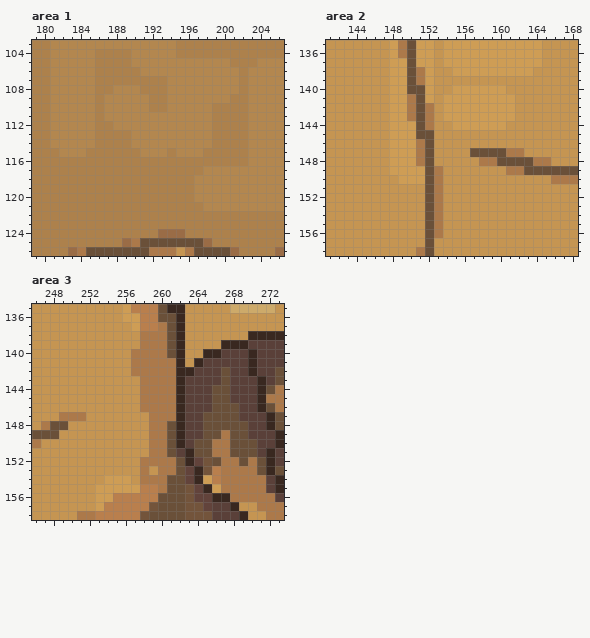
Pixel-art file, stored at Villeon/Villeon/Assets/GUI/Scrolls/Scroll_Dungeonmenu.aseprite. The picture above is the old version.
300x170 pixels, 1 frame. Colours within 5 levels of each other are drawn and written as one. Shown: area 1: x 179..206, y 103..126; area 2: x 141..168, y 135..158; area 3: x 246..273, y 135..158.
After:
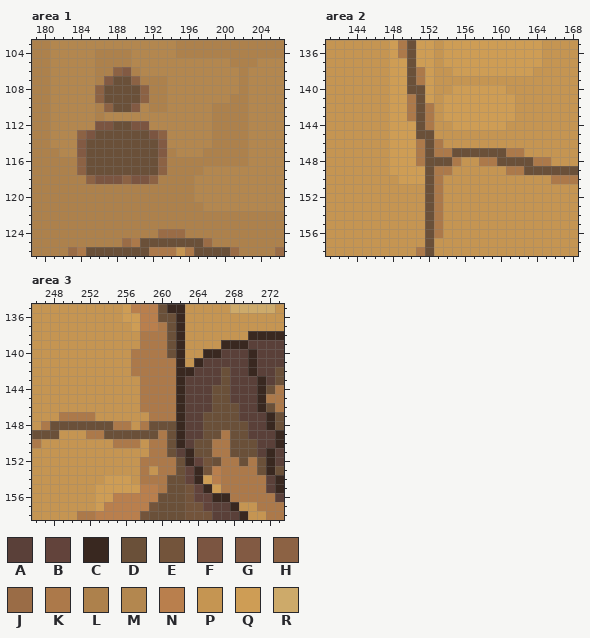
Palette (. is transparent): A #5a4039  B #62433b  C #392820  D #6a5039  E #73543b  F #7b5541  G #825a43  H #8c6244  J #9a6c46  K #ac794a  L #ad814c  M #b3874f  N #b97f4d  P #c59552  Q #ce9d55  R #cdaa6a
Change:
layer "Layer 2" added
Area 1, layer "Layer 2":
y 106: x 188..189 LL -> HG
y 107: x 187..190 LLLL -> GDDH
y 108: x 186..191 LLMMML -> HDDDDH
y 109: x 186..191 LMMMMM -> HDDDDH
y 110: x 187..190 MMMM -> HDDG
y 112: x 186..191 LLMMMM -> FFDDFF
y 113: x 184..193 MMLLLLMMMM -> HFDDDDDDFH
y 114: x 184..193 MMLLLLMMMM -> GDDDDDDDDG
y 115: x 184..193 MLLLLLLMMM -> GDDDDDDDDG
y 116..117: x 184..193 LLLLLLLLLL -> HDDDDDDDDH
y 118: x 185..192 LLLLLLLL -> HFFFHFFH
Area 2, layer "Layer 2":
y 146: x 153 P -> K
y 147: x 153..156 PPPP -> KKDD
y 148: x 153..155 PPP -> DDK
y 149: x 154 P -> K
Area 3, layer "Layer 2":
y 147: x 252 P -> K
y 148: x 250..256 PPPPPPP -> DDDDDKK; x 258..260 PKK -> KDD
y 149: x 252..259 PPPPPPPK -> KKDDDDDD
y 150: x 255..257 PPP -> KKK
